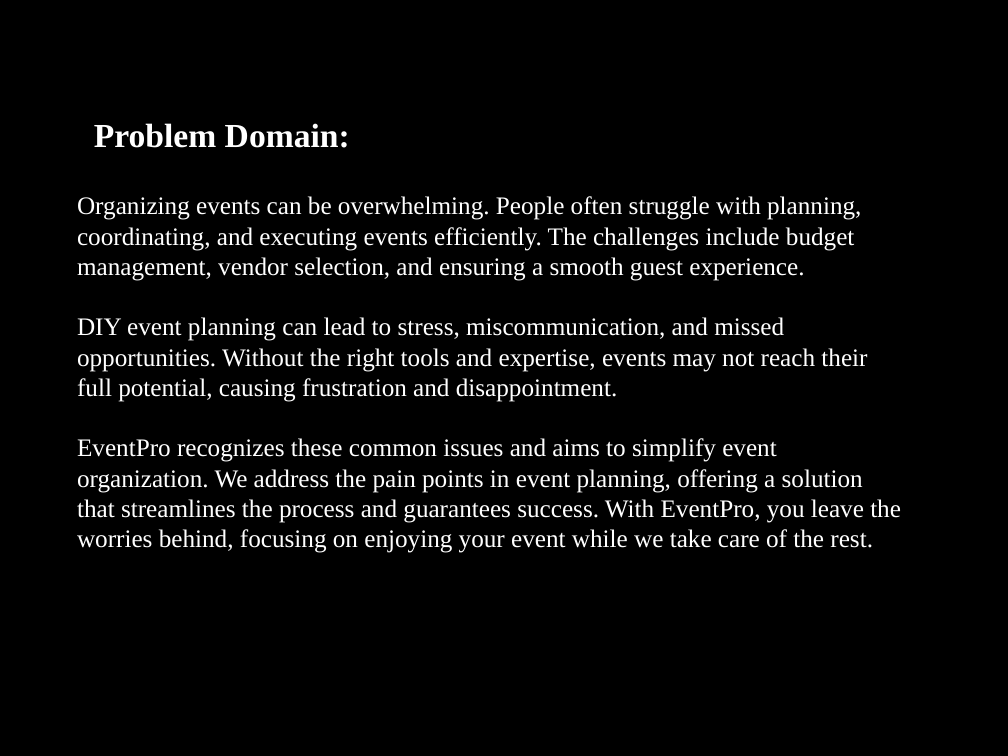
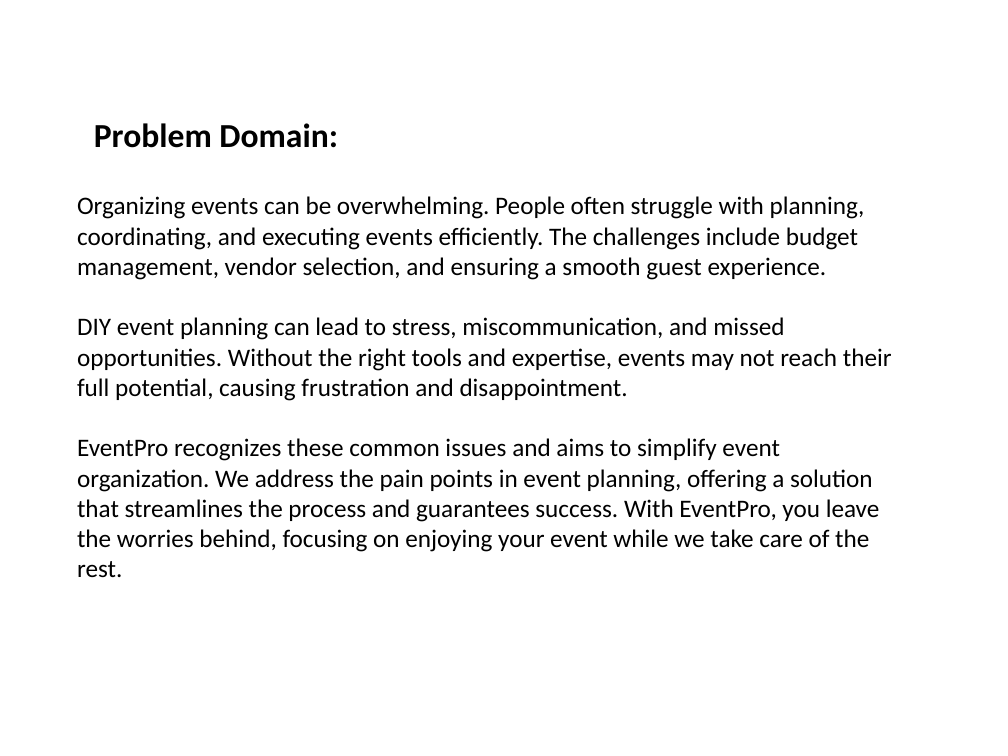
Before and after one commit to Nidhi-411/EventPro, a slide deck: slide 5 of PPts and stuff/Eventpro.pptx (slide 4 before the commit). Drawn at 1008x756 pixels with LibreOffice and Linux fonts; fonts in the diff are those of the drawing; background and template pictures are left out. Boxes give left, top, right and bottom in pixels: in the first picture for what was removed or moved away, otherwise in the second. Text is boxed around its words. In the diff, an @@ line names an element or a change of style, - is before the commit and + after.

```diff
--- a/PPts and stuff/Eventpro.pptx
+++ b/PPts and stuff/Eventpro.pptx
@@ background picture (left out) to #FFFFFF @@
@@ text "Problem Domain:" at (94, 123, 338, 148): font Times New Roman to Calibri, text colour #FFFFFF to #000000 @@
@@ text "Organizing events can be overwhelming. ..." at (77, 196, 892, 578): font Times New Roman to Calibri, text colour #FFFFFF to #000000 @@
```
Also in this commit, not shown: 21 other slides changed, 5 slides added, 5 slides removed, 1 other file.
